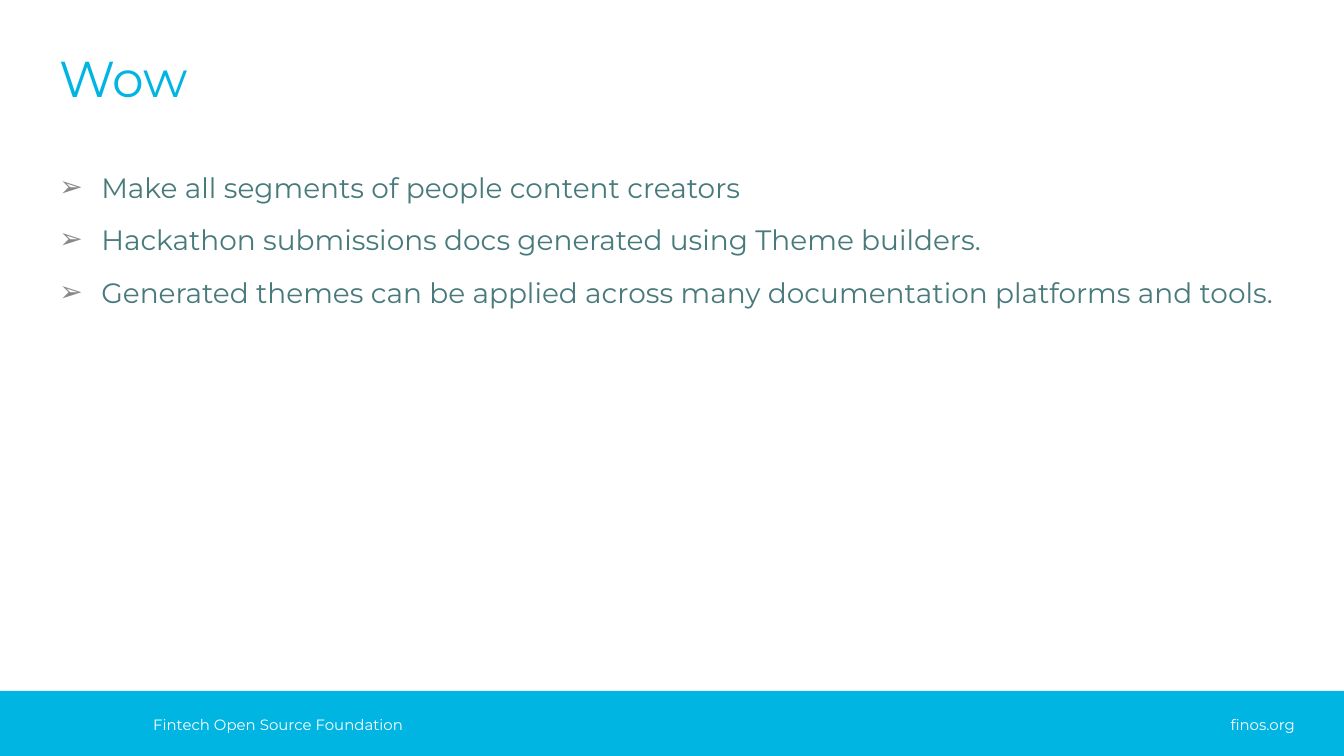
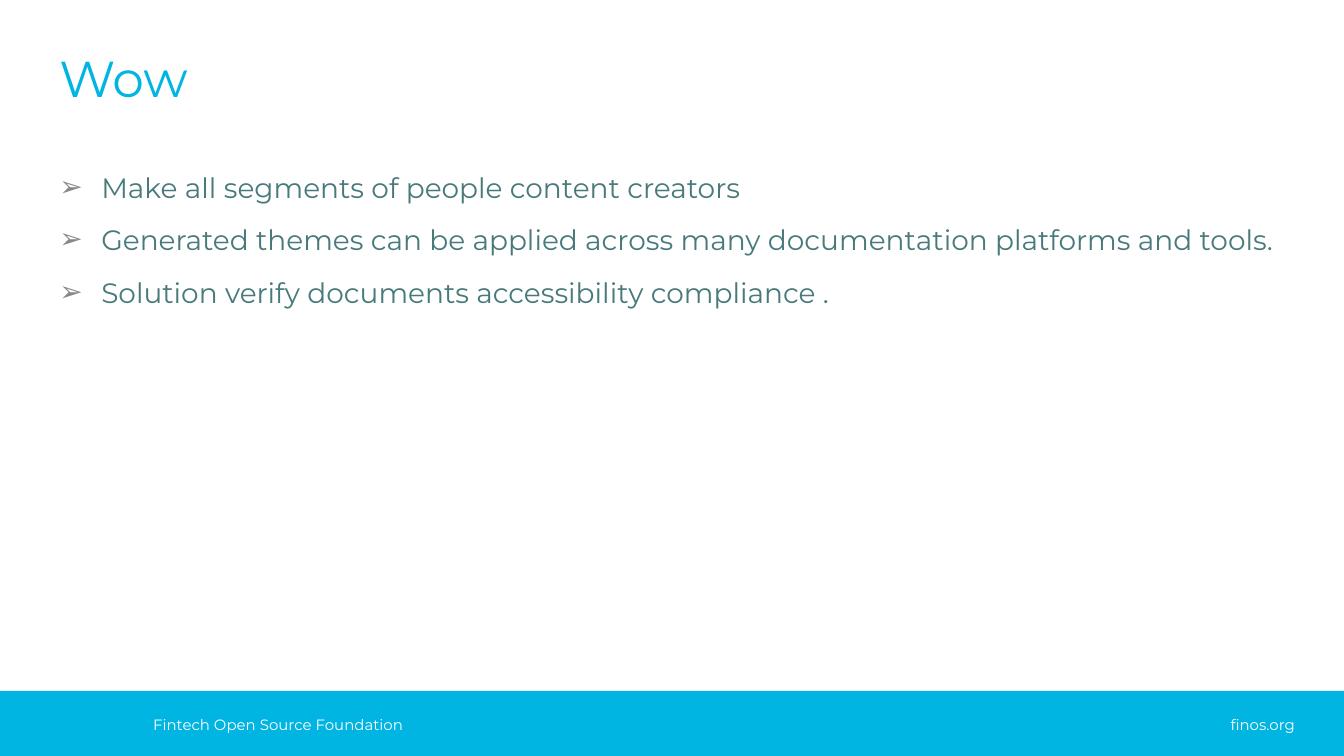
Before and after one commit to elangor/finos-accessability-ninjas-hackathon, a slide deck: slide 8 of challenges/common/presentations/gaad-hackathon-playback-template.pptx. Drawn at 1344x756 pixels with LibreOffice and Linux fonts; fonts in the diff are those of the drawing; background and template pictures are left out. Boxes give left, top, right and bottom in pixels: in the first picture for what was removed or moved away, otherwise in the second. Text is boxed around its words. In the diff, an @@ line names an element or a change of style, - is before the commit and + after.

```diff
--- a/challenges/common/presentations/gaad-hackathon-playback-template.pptx
+++ b/challenges/common/presentations/gaad-hackathon-playback-template.pptx
@@ text at (101,229,980,256): paragraph removed @@
-➢ Hackathon submissions docs generated using Theme builders.
@@ text at (101,282,816,309): paragraph added @@
+➢ Solution verify documents accessibility compliance .
```
Also in this commit, not shown: 1 other slide changed, 1 slide added, 1 slide removed.
